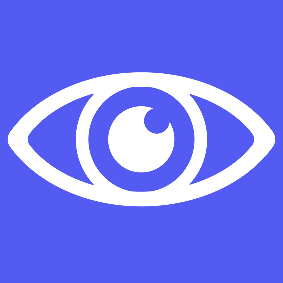
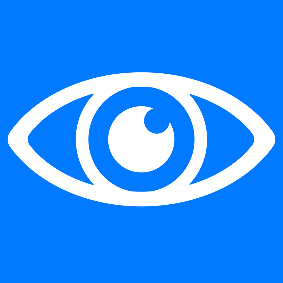
Before/after of a 283 x 283 layered artwork. What changed in the layer stack:
painted on "Rectangle 1" over <box>0,0,283,283</box>